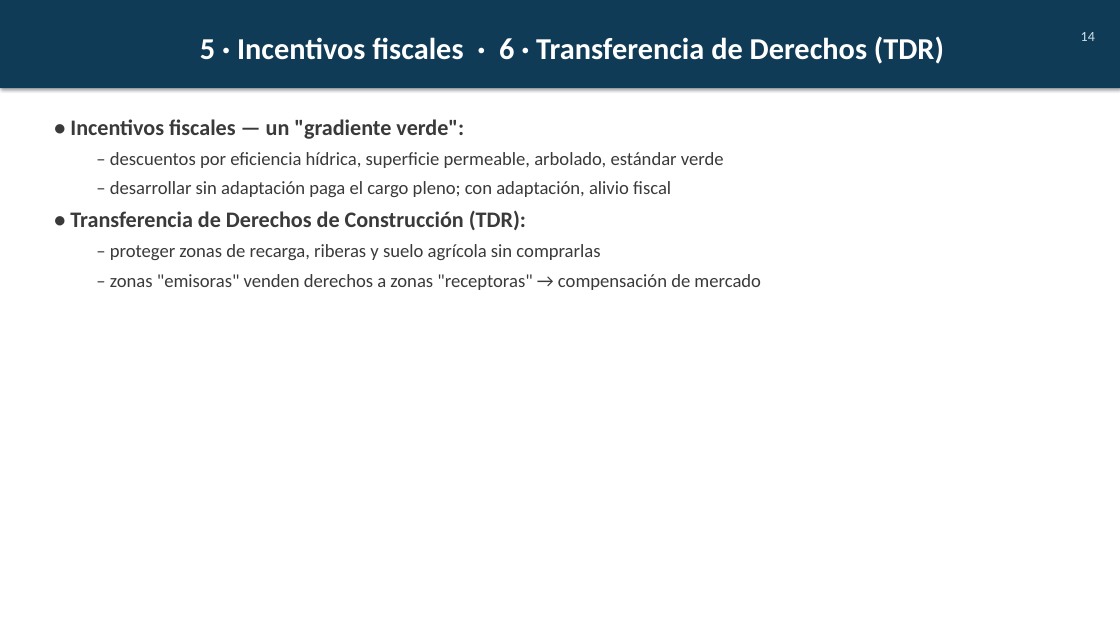
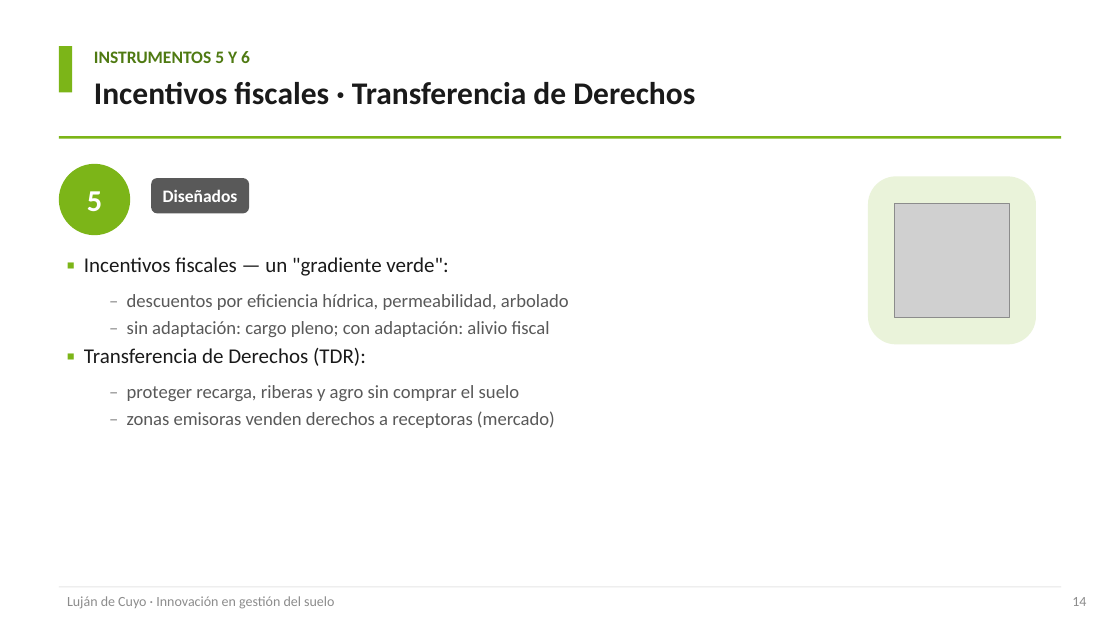
Before and after one commit to cgoytia-droid/cgoytia-droid.github.io, a slide deck: slide 14 of paper/Lujan_de_Cuyo_Gestion_Suelo_Clase.pptx (slide 15 before the commit). Drawn at 1120x630 pixels with LibreOffice and Linux fonts; fonts in the diff are those of the drawing; grey boxes stand for pictures. Boxes give left, top, right and bottom in pixels: in the first picture for what was removed or moved away, otherwise in the second. Text is boxed around its words. In the diff, an @@ line names an element or a change of style, - is before the commit and + after.

```diff
--- a/paper/Lujan_de_Cuyo_Gestion_Suelo_Clase.pptx
+++ b/paper/Lujan_de_Cuyo_Gestion_Suelo_Clase.pptx
@@ rectangle added at (59,46,72,92), fill #7CB518 @@
@@ text added at (94,51,250,63), 15 pt, text #4F7A12, bold @@
+INSTRUMENTOS 5 Y 6
@@ text "Incentivos fiscales · Transferencia de ...": place and size @@
-text "Incentivos fiscales · Transferencia de ..." at (0,0,1120,88)
+text "Incentivos fiscales · Transferencia de ..." at (94,82,695,105)
@@ text "Incentivos fiscales · Transferencia de ..." at (94,82,695,105): vertical alignment middle to top; fill #0F3B57 to none; shadow off @@
@@ text at (94,82,695,105): text changed; size 26 to 27 pt; text colour #FFFFFF to #1A1A1A @@
-5 · Incentivos fiscales · 6 · Transferencia de Derechos (TDR)
+Incentivos fiscales · Transferencia de Derechos
@@ rectangle added at (59,136,1061,139), fill #7CB518 @@
@@ ellipse added at (59,164,130,235), fill #7CB518, 26 pt, text #FFFFFF, bold @@
+5
@@ rounded rectangle added at (151,178,250,213), fill #595959, 15 pt, text #FFFFFF, bold @@
+Diseñados
@@ rounded rectangle added at (868,176,1036,344), fill #EAF3DA @@
@@ picture added at (895,203,1009,318) @@
@@ text at (84,257,569,428): text changed; text colour #3A3A3A to #595959 @@
-• Incentivos fiscales — un "gradiente verde":
-  – descuentos por eficiencia hídrica, superficie permeable, arbolado, estándar verde
-  – desarrollar sin adaptación paga el cargo pleno; con adaptación, alivio fiscal
-• Transferencia de Derechos de Construcción (TDR):
-  – proteger zonas de recarga, riberas y suelo agrícola sin comprarlas
-  – zonas "emisoras" venden derechos a zonas "receptoras" → compensación de mercado
+▪ Incentivos fiscales — un "gradiente verde":
+  – descuentos por eficiencia hídrica, permeabilidad, arbolado
+  – sin adaptación: cargo pleno; con adaptación: alivio fiscal
+▪ Transferencia de Derechos (TDR):
+  – proteger recarga, riberas y agro sin comprar el suelo
+  – zonas emisoras venden derechos a receptoras (mercado)
@@ rectangle added at (59,586,1061,587), fill #E6E6E6 @@
@@ text added at (67,596,334,609), 12 pt, text #8C8C8C @@
+Luján de Cuyo · Innovación en gestión del suelo
@@ text "14": place and size @@
-text "14" at (1081,32,1095,41)
+text "14" at (1072,597,1086,606)
@@ text "14" at (1072,597,1086,606): text colour #CFE2EA to #8C8C8C; more space between paragraphs @@
```
Also in this commit, not shown: 21 other slides changed, 3 slides added, 6 slides removed, 17 other files.
